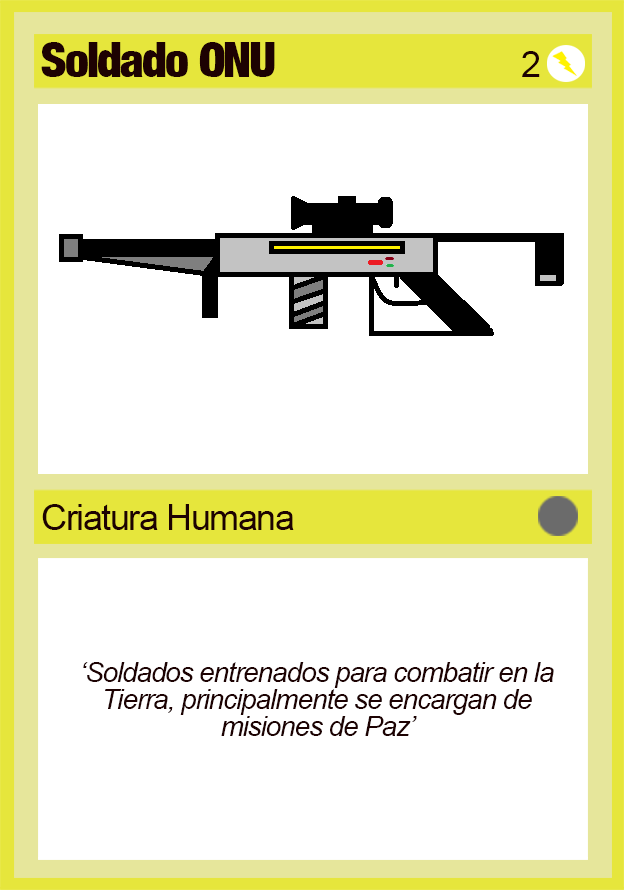
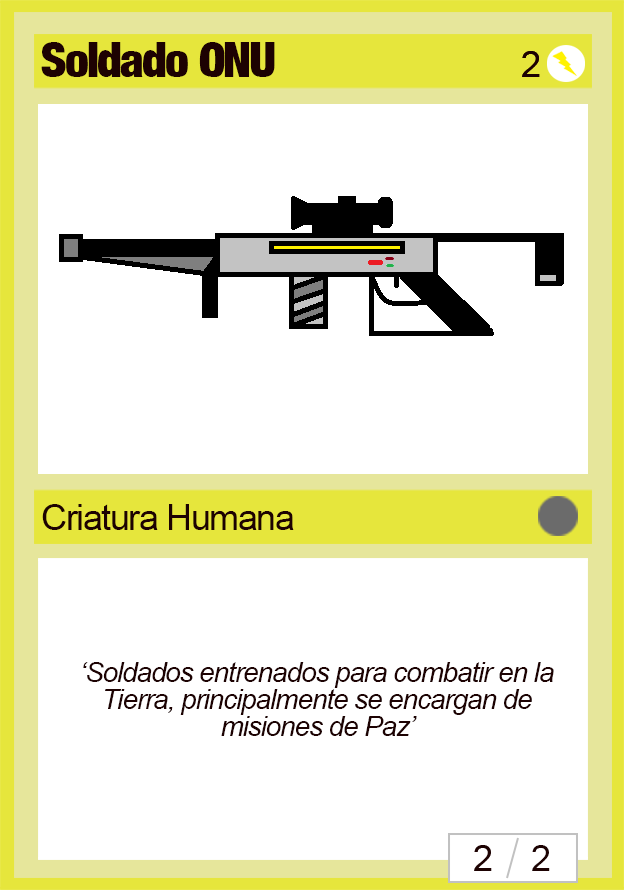
Before/after of a 624 x 890 layered artwork. What changed in the layer stack:
added layer "2" (1st of 2) above "Capa 5" over [532, 845, 550, 871]
added layer "Capa 5" above "Stats" over [474, 845, 492, 871]
added layer "Stats" above "‘Soldados entrenados para combatir en la Tierra, principalmente" over [448, 833, 578, 883]
added layer "Capa 4" above "2" over [522, 51, 540, 77]
